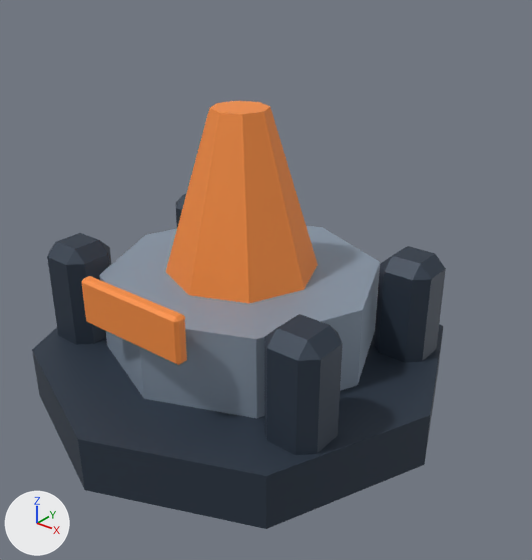
Renders of the Blender file packages/renderer/blender/source/extractor.blend from each side of a commit.
Before and after are seen from a 50 mm lens placed at (0.87, -1.013, 0.89), pointed at (0.066, -0.007, 0.267). Arrows for +X, +Y and +Z are at lower left; the lights stay in place. The first picture is the older version.

The first picture shows 'Extractor collar', 'Extractor drill', 'Extractor readout', 'Extractor support', 'Extractor support.001', 'Extractor support.002', 'Extractor support.003', 'Tabletop plinth'.
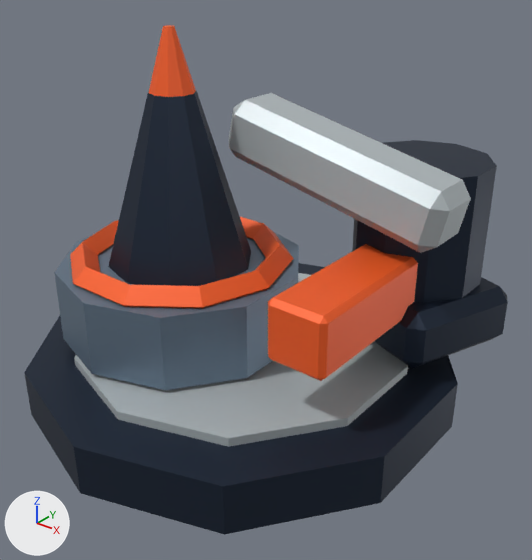
Boxes (x1, y1, x2, y2) around the edits, measured in the pictures (532 x 560 px):
'Tabletop plinth', recoloured, reshaped, moved: before (32, 296, 443, 529); after (24, 263, 458, 535)
'Extractor collar', deleted: before (100, 226, 380, 418)
'Extractor drill', deleted (orange): before (166, 101, 318, 303)
'Ore drill', added (dark blue): after (108, 91, 251, 286)
'Extraction boom', added: after (228, 93, 471, 253)
'Drill collar', added: after (54, 231, 299, 390)
'Ceramic foundation inset', added: after (74, 273, 408, 447)
'Ore chute', added (orange): after (268, 244, 418, 381)
'Extractor support.001', deleted (dark blue): before (265, 314, 342, 455)
'Ore hopper', added: after (352, 140, 497, 303)
'Drill warning ring', added (orange): after (70, 216, 294, 308)
'Extractor support.003', deleted (dark blue): before (374, 246, 446, 362)
'Outrigger.001', added (dark blue): after (375, 277, 508, 369)
'Extractor readout', deleted (orange): before (82, 276, 187, 365)
'Extractor support', deleted (dark blue): before (47, 233, 111, 345)
'Drill bit', added (orange): after (149, 25, 196, 97)
'Extractor support.002', deleted (mostly hidden): before (176, 194, 186, 227)

The change, as a diff of the scene's bpy script:
```diff
--- a/packages/renderer/blender/source/extractor.blend.py
+++ b/packages/renderer/blender/source/extractor.blend.py
@@ mat_structuredark @@
 mat_structuredark = principled_material('StructureDark')
-mat_structuredark.base_color = (0.034, 0.051, 0.078)  # dark blue #34404f
+mat_structuredark.base_color = (0.018, 0.03, 0.055)  # dark blue #243042
 mat_structuredark.metallic = 0.35
@@ mat_structurelight @@
 mat_structurelight = principled_material('StructureLight')
-mat_structurelight.base_color = (0.292, 0.363, 0.455)  # greyish blue #93a2b4
-mat_structurelight.metallic = 0.35
+mat_structurelight.base_color = (0.18, 0.25, 0.33)  # greyish blue #76899b
+mat_structurelight.metallic = 0.62
 mat_structurelight.roughness = 0.56
@@ mat_resourceore @@
 mat_resourceore = principled_material('ResourceOre')
-mat_resourceore.base_color = (0.95, 0.28, 0.055)  # orange #f99042
+mat_resourceore.base_color = (0.95, 0.12, 0.018)  # orange #f96124
 mat_resourceore.metallic = 0.1
@@ me_cylinder_004 @@
-me_cylinder_004.from_pydata(...)  # 16 vertices, 10 faces; spans x -0.43..0.43, y -0.43..0.43, z -0.055..0.055
+me_cylinder_004.from_pydata(...)  # 20 vertices, 12 faces; spans x -0.418..0.418, y -0.44..0.44, z -0.05..0.05
+# me_cylinder_004 part 1: the whole mesh is rebuilt
 me_cylinder_004.materials.append(mat_structuredark)
@@ ob_tabletop_plinth @@
 ob_tabletop_plinth = bpy.data.objects.new('Tabletop plinth', me_cylinder_004)
-ob_tabletop_plinth.location = (0.0, 0.0, 0.055)
+ob_tabletop_plinth.location = (0.0, 0.0, 0.05)
@@ ob_extractor_collar @@
-ob_extractor_collar = bpy.data.objects.new('Extractor collar', me_cylinder_005)
@@ ob_extractor_drill @@
-ob_extractor_drill = bpy.data.objects.new('Extractor drill', me_cone)
@@ ob_extractor_support @@
-ob_extractor_support = bpy.data.objects.new('Extractor support', me_cube_015)
@@ ob_extractor_support_001 @@
-ob_extractor_support_001 = bpy.data.objects.new('Extractor support.001', me_cube_016)
@@ ob_extractor_support_002 @@
-ob_extractor_support_002 = bpy.data.objects.new('Extractor support.002', me_cube_017)
@@ ob_extractor_support_003 @@
-ob_extractor_support_003 = bpy.data.objects.new('Extractor support.003', me_cube_018)
@@ ob_extractor_readout @@
-ob_extractor_readout = bpy.data.objects.new('Extractor readout', me_cube_019)
@@ ob_outrigger_001 @@
+ob_outrigger_001 = bpy.data.objects.new('Outrigger.001', me_cube_025)  # 24 vertices, 26 faces; spans x -0.07..0.07, y -0.13..0.13, z -0.06..0.06; in mat_structuredark (dark blue #243042)
+ob_outrigger_001.location = (0.34, 0.2, 0.19)
+ob_outrigger_001.rotation_euler = (0.0, 0.0, -0.35)  # degrees (0, 0, -20)
@@ ob_ore_chute @@
+ob_ore_chute = bpy.data.objects.new('Ore chute', me_cube_023)  # 24 vertices, 26 faces; spans x -0.06..0.06, y -0.16..0.16, z -0.06..0.06; in mat_resourceore (orange #f96124)
+ob_ore_chute.location = (0.26, -0.02, 0.28)
@@ ob_ore_hopper @@
+ob_ore_hopper = bpy.data.objects.new('Ore hopper', me_cylinder_013)  # a 10-sided cylinder along z spanning x -0.124..0.124, y -0.13..0.13, z -0.17..0.17; in mat_structuredark (dark blue #243042)
+ob_ore_hopper.location = (0.26, 0.23, 0.32)
@@ ob_extraction_boom @@
+ob_extraction_boom = bpy.data.objects.new('Extraction boom', me_cube_022)  # 24 vertices, 26 faces; spans x -0.24..0.24, y -0.065..0.065, z -0.06..0.06; in mat_ceramic (light grey #b6bfc2)
+ob_extraction_boom.location = (0.15, 0.11, 0.48)
+ob_extraction_boom.rotation_euler = (0.0, 0.22, 0.0)  # degrees (0, 13, 0)
@@ ob_drill_bit @@
+ob_drill_bit = bpy.data.objects.new('Drill bit', me_cone_002)  # a 10-sided cut cone along z (radius 0.06 at the low end, 0.01 at the high end) spanning x -0.057..0.057, y -0.06..0.06, z -0.085..0.085; in mat_resourceore (orange #f96124)
+ob_drill_bit.location = (-0.12, -0.05, 0.64)
@@ ob_ore_drill @@
+ob_ore_drill = bpy.data.objects.new('Ore drill', me_cone_001)  # a 10-sided cut cone along z (radius 0.16 at the low end, 0.045 at the high end) spanning x -0.152..0.152, y -0.16..0.16, z -0.19..0.19; in mat_structuredark (dark blue #243042)
+ob_ore_drill.location = (-0.12, -0.05, 0.42)
@@ ob_drill_warning_ring @@
+ob_drill_warning_ring = bpy.data.objects.new('Drill warning ring', me_torus_002)  # 40 vertices, 40 faces; spans x -0.228..0.228, y -0.217..0.217, z -0.028..0.028; in mat_resourceore (orange #f96124)
+ob_drill_warning_ring.location = (-0.12, -0.05, 0.28)
@@ ob_drill_collar @@
+ob_drill_collar = bpy.data.objects.new('Drill collar', me_cylinder_012)  # a 10-sided cylinder along z spanning x -0.238..0.238, y -0.25..0.25, z -0.075..0.075; in mat_structurelight (greyish blue #76899b)
+ob_drill_collar.location = (-0.12, -0.05, 0.2)
@@ ob_ceramic_foundation_inset @@
+ob_ceramic_foundation_inset = bpy.data.objects.new('Ceramic foundation inset', me_cylinder_011)  # a 10-sided cylinder along z spanning x -0.326..0.326, y -0.343..0.343, z -0.012..0.012; in mat_ceramic (light grey #b6bfc2)
+ob_ceramic_foundation_inset.location = (0.0, 0.0, 0.105)
```
